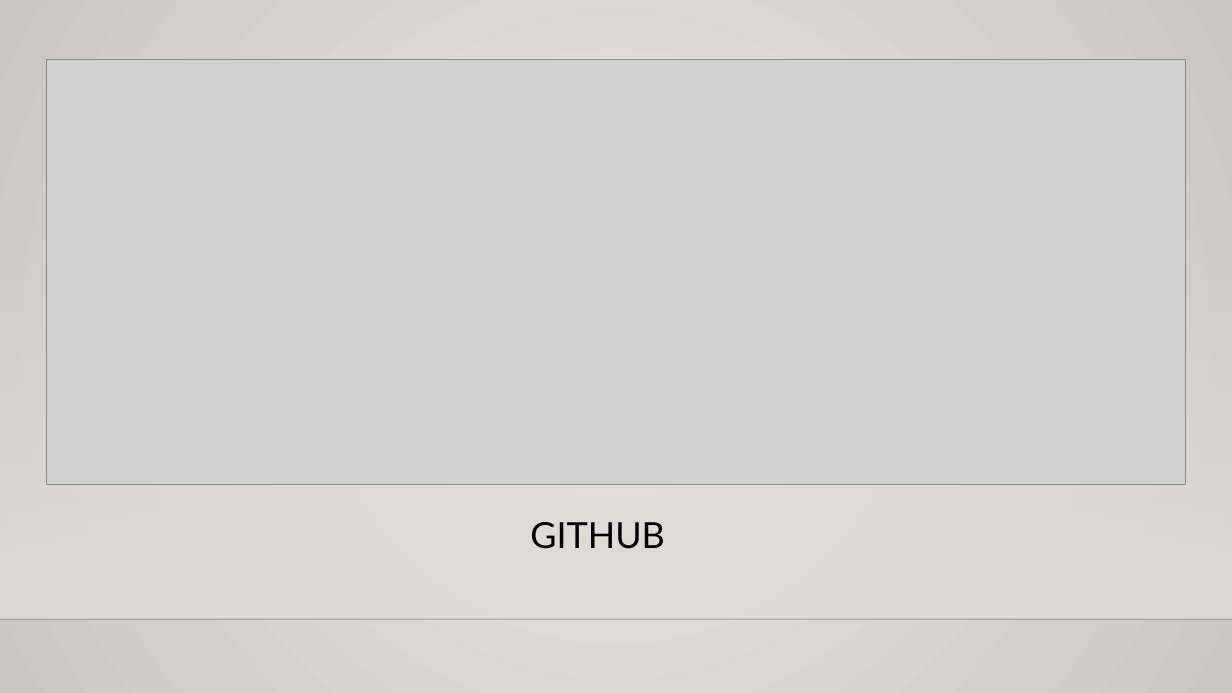
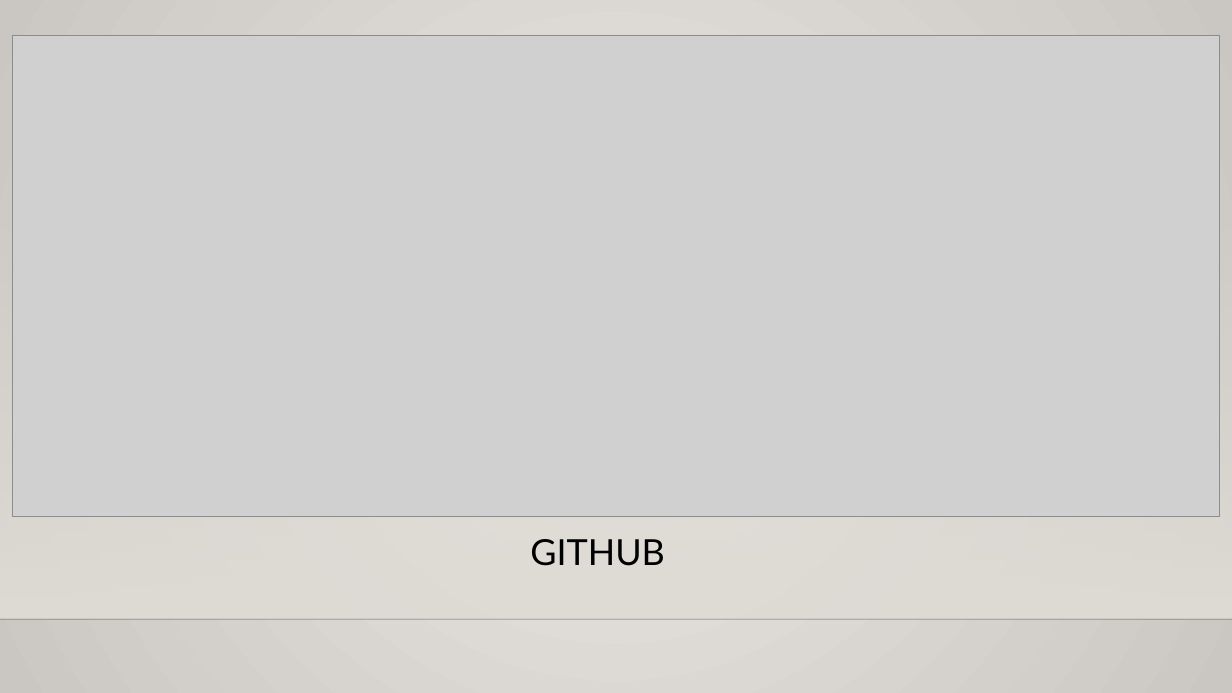
Before and after one commit to izzager/UntitledOrganizerApp, a slide deck: slide 9 of Отчет октябрь.pptx. Drawn at 1232x693 pixels with LibreOffice and Linux fonts; fonts in the diff are those of the drawing; grey boxes stand for pictures; background and template pictures are left out. Boxes give left, top, right and bottom in pixels: in the first picture for what was removed or moved away, otherwise in the second. Text is boxed around its words. In the diff, an @@ line names an element or a change of style, - is before the commit and + after.

```diff
--- a/Отчет октябрь.pptx
+++ b/Отчет октябрь.pptx
@@ picture: place and size @@
-picture at box(46, 59, 1186, 484)
+picture at box(12, 35, 1220, 517)
@@ text "GITHUB": place and size @@
-text "GITHUB" at box(530, 522, 664, 549)
+text "GITHUB" at box(530, 539, 664, 566)
```
Also in this commit, not shown: 4 other slides changed.
